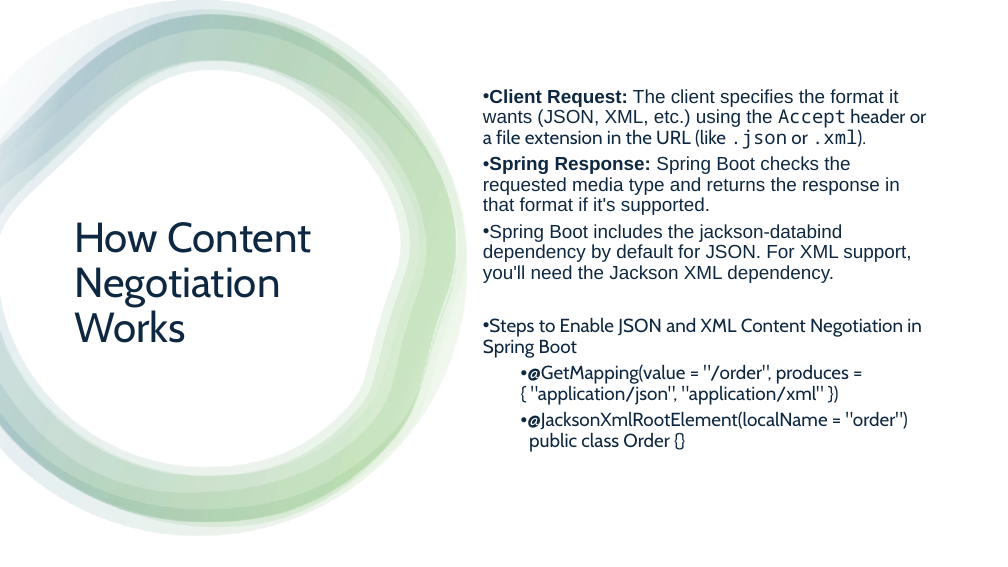
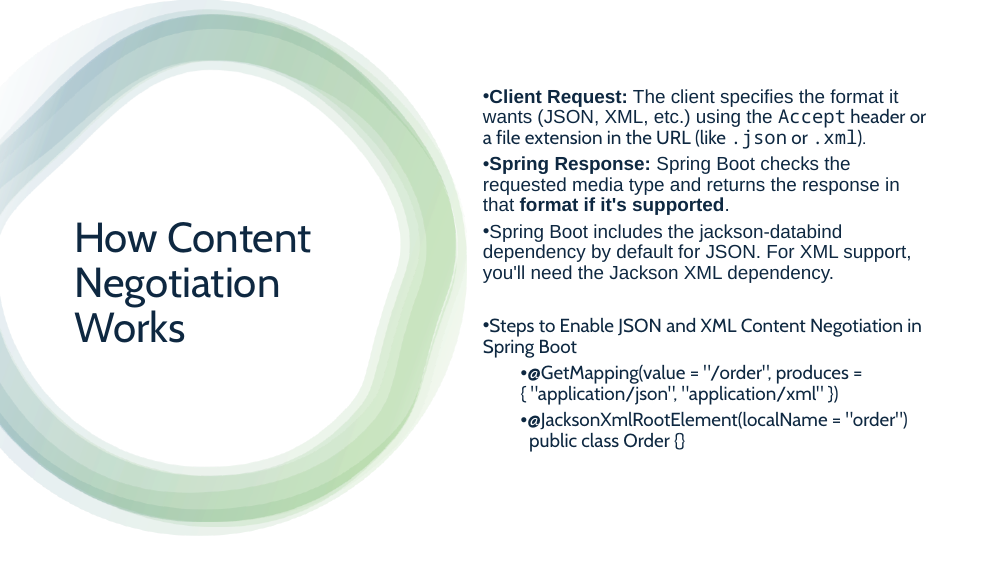
Before and after one commit to aprabhat/spring_boot_microservice, a slide deck: slide 9 of spring_boot.pptx. Drawn at 1008x567 pixels with LibreOffice and Linux fonts; fonts in the diff are those of the drawing. Boxes give left, top, right and bottom in pixels: in the first picture for what was removed or moved away, otherwise in the second. Text is boxed around its words. In the diff, an @@ line names an element or a change of style, - is before the commit and + after.

```diff
--- a/spring_boot.pptx
+++ b/spring_boot.pptx
@@ text at (483, 156, 900, 215): bold on in "format if it's supported." @@
```
Also in this commit, not shown: 2 other slides changed, 2 slides added, 1 other file.
